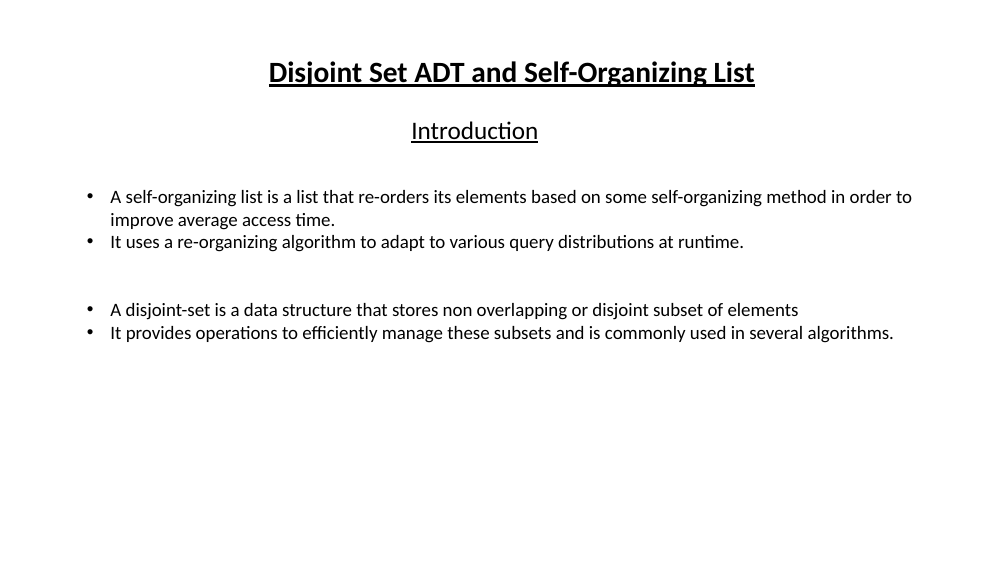
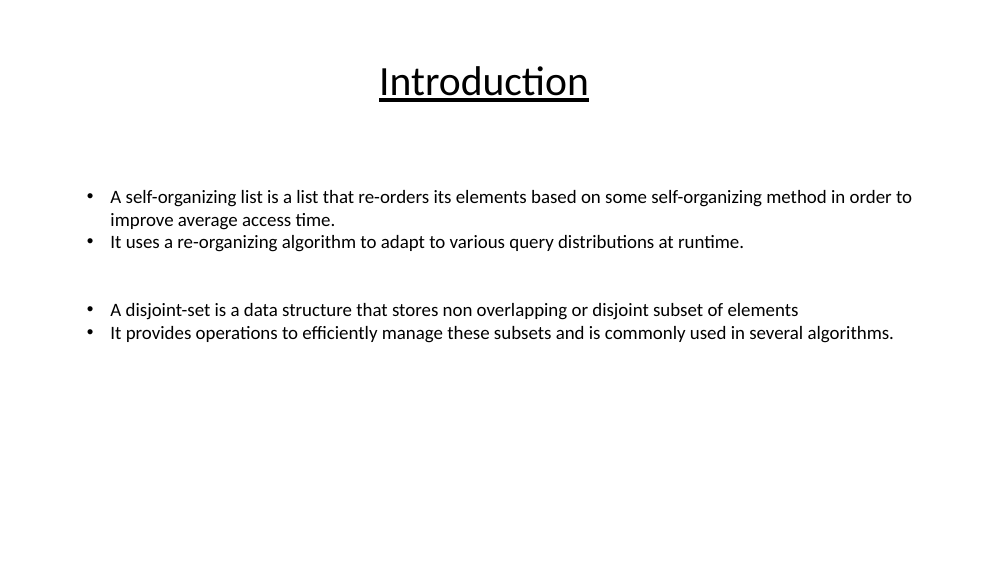
Before and after one commit to dinuhifi/data-structures-project, a slide deck: slide 2 of dsproj.pptx (slide 1 before the commit). Drawn at 1008x567 pixels with LibreOffice and Linux fonts; fonts in the diff are those of the drawing. Boxes give left, top, right and bottom in pixels: in the first picture for what was removed or moved away, otherwise in the second. Text is boxed around its words. In the diff, an @@ line names an element or a change of style, - is before the commit and + after.

```diff
--- a/dsproj.pptx
+++ b/dsproj.pptx
@@ title "Introduction": place and size @@
-title "Introduction" at bbox=[411, 121, 538, 143]
+title "Introduction" at bbox=[379, 66, 589, 102]
@@ title "Introduction" at bbox=[379, 66, 589, 102]: size 24 to 39.6 pt; line spacing 1 to 0.9; vertical alignment top to middle @@
@@ title removed at bbox=[269, 61, 755, 87] @@
-Disjoint Set ADT and Self-Organizing List
```
Also in this commit, not shown: 1 other slide changed, 1 slide added, 1 other file.
